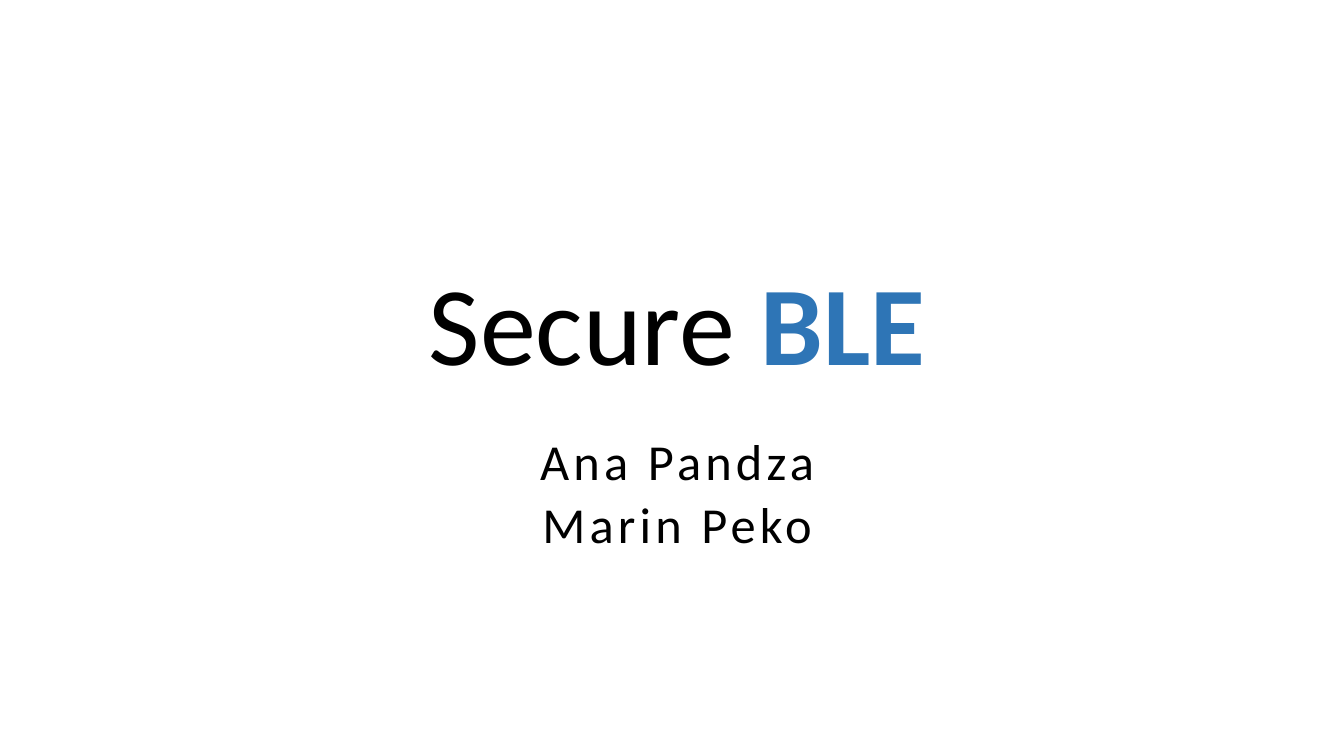
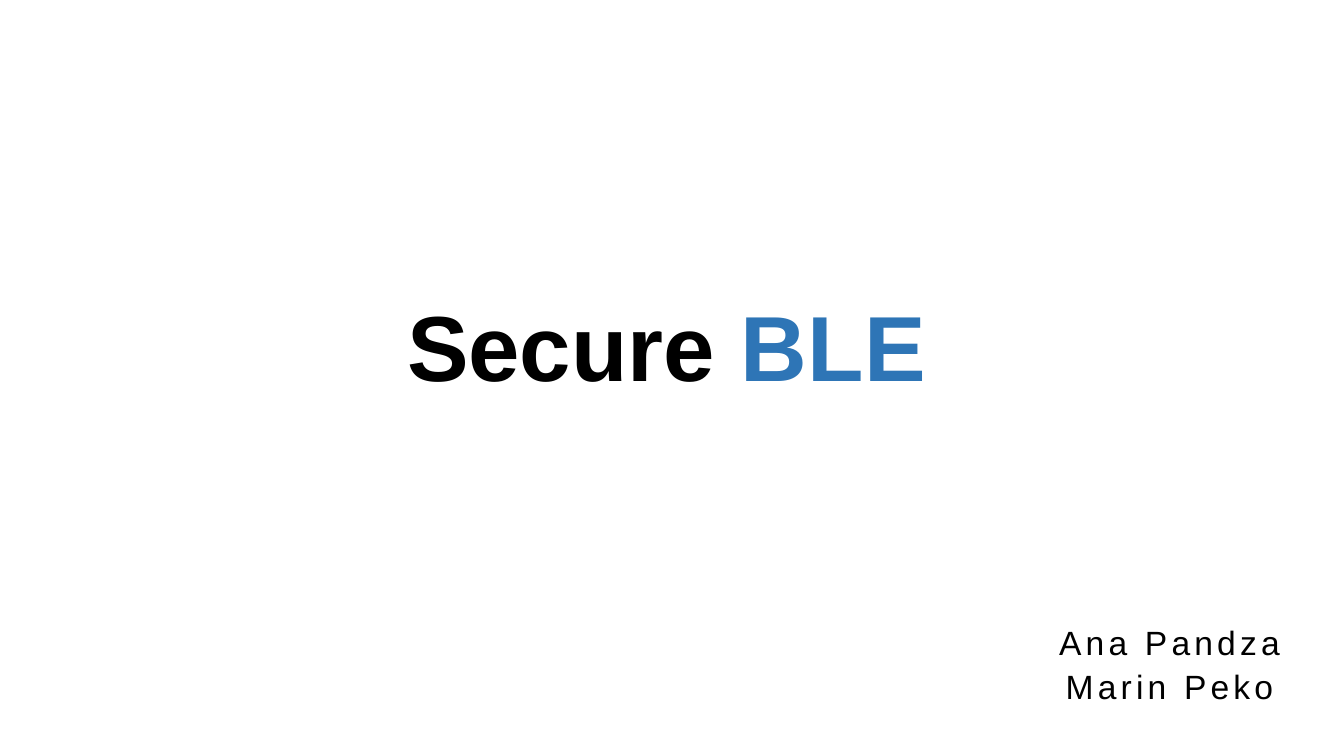
Before and after one commit to m-peko/SecureBLE, a slide deck: slide 1 of docs/SecureBLE.pptx. Drawn at 1344x756 pixels with LibreOffice and Linux fonts; fonts in the diff are those of the drawing. Boxes give left, top, right and bottom in pixels: in the first picture for what was removed or moved away, otherwise in the second. Text is boxed around its words. In the diff, an @@ line names an element or a change of style, - is before the commit and + after.

```diff
--- a/docs/SecureBLE.pptx
+++ b/docs/SecureBLE.pptx
@@ title "Secure BLE": place and size @@
-title "Secure BLE" at <box>429,292,926,366</box>
+title "Secure BLE" at <box>407,316,926,382</box>
@@ title "Secure BLE" at <box>407,316,926,382</box>: size 80 to 66 pt, font Calibri to Arial; bold on in "Secure" @@
@@ text "Ana Pandza": place and size @@
-text "Ana Pandza" at <box>540,445,814,544</box>
+text "Ana Pandza" at <box>1059,630,1280,700</box>
@@ text "Ana Pandza" at <box>1059,630,1280,700</box>: size 36 to 24 pt, font Calibri to Arial @@
```
Also in this commit, not shown: 7 other slides changed, 4 slides added, 15 other files.
